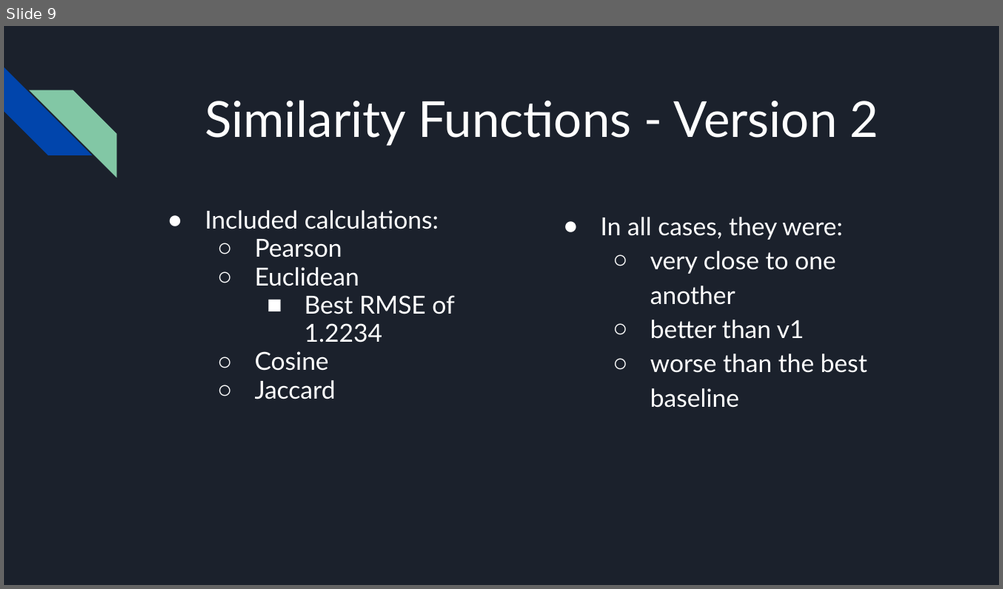
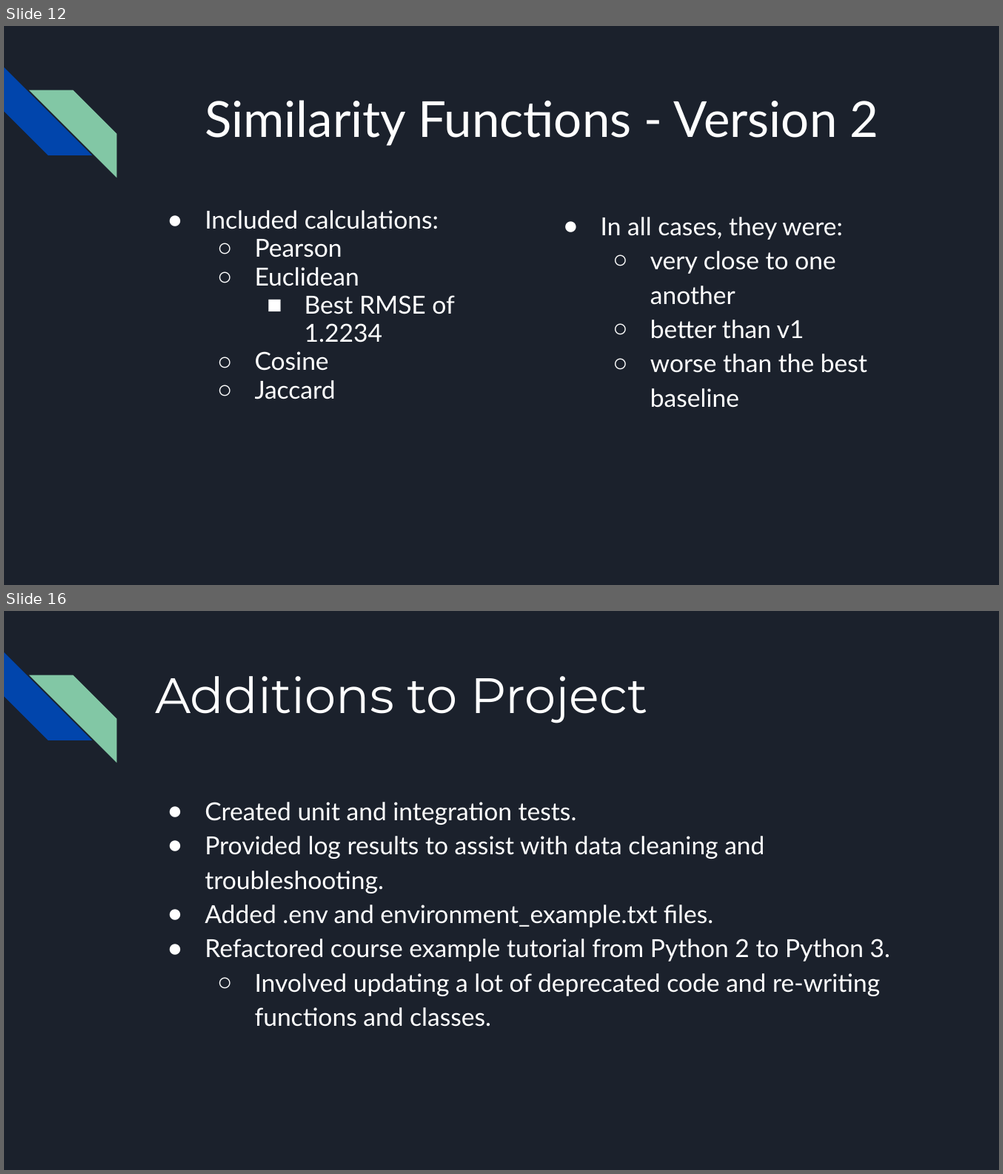
Before and after one commit to JasonCaldwellMBA/Grocery_Recommender, a slide deck: Grocery Recommendation System - Executive Presentation.pptx. Shown one above the other, each under a label of ours: slide 9 before the commit, slides 12 and 16 after it; the slides between them are not shown. The pictures are 1003x589 and 1003x1174 pixels, drawn with LibreOffice and Linux fonts; fonts in the diff are those of the drawing. Boxes give left, top, right and bottom in pixels: in the first picture for what was removed or moved away, otherwise in the second. Text is boxed around its words. In the diff, an @@ line names an element or a change of style, - is before the commit and + after.

Commit message:
Update project and report based off meeting feedback

```diff
--- a/Grocery Recommendation System - Executive Presentation.pptx
+++ b/Grocery Recommendation System - Executive Presentation.pptx
@@ slide 16 added at (4,611,999,1170), background #1B212C; not listed: 2 template elements that a slide beside it also shows @@
@@ title added at (155,676,647,723), 36 pt, text #FFFFFF @@
+Additions to Project
@@ text added at (205,802,890,1027), 18 pt, text #FFFFFF @@
+● Created unit and integration tests.
+● Provided log results to assist with data cleaning and troubleshooting.
+● Added .env and environment_example.txt files.
+● Refactored course example tutorial from Python 2 to Python 3.
+  ○ Involved updating a lot of deprecated code and re-writing functions and classes.
@@ what was slide 9 is now slide 12 @@
```
Also in this commit, not shown: 9 slides changed, 4 other slides added, 1 other file.
